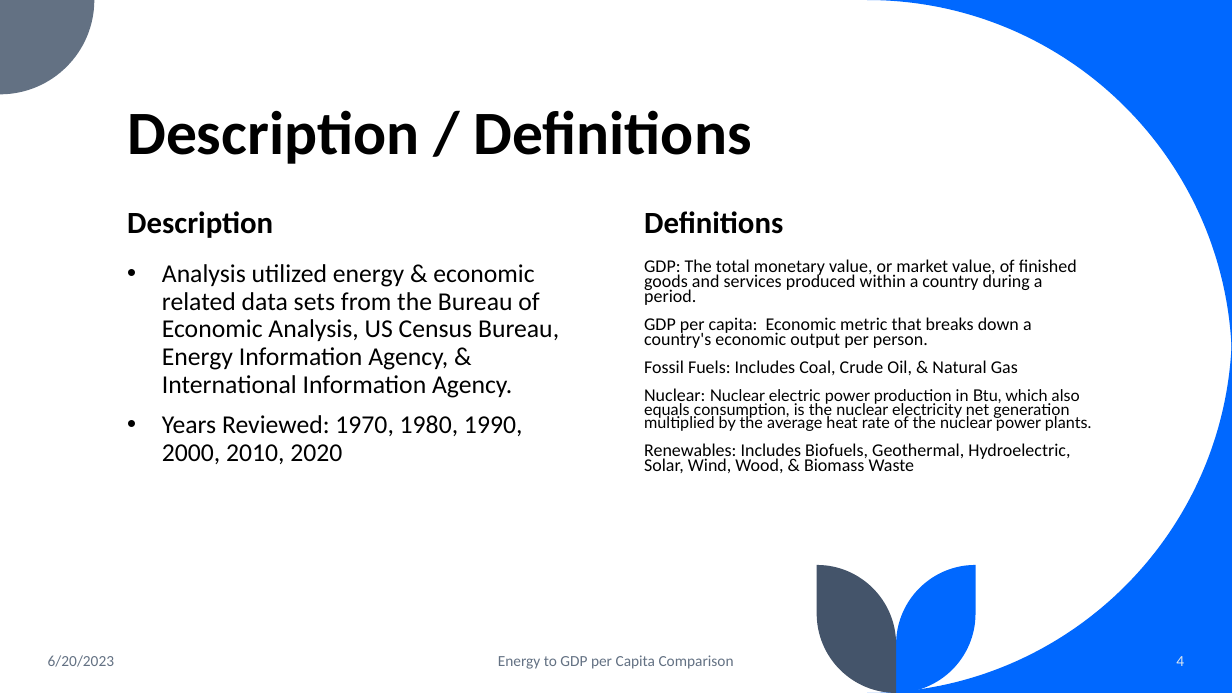
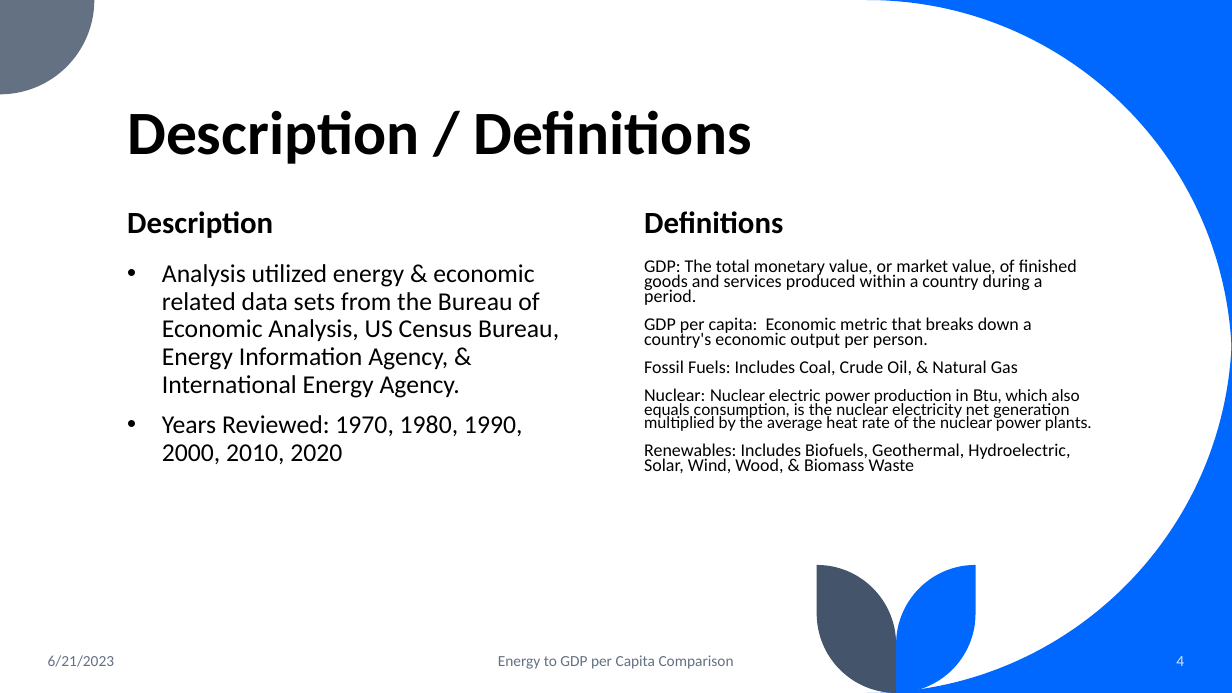
Before and after one commit to lawrence-haggerty/haggerty_energy_gdp_capstone, a slide deck: slide 4 of presentation/haggerty_energy_gdp_1.pptx. Drawn at 1232x693 pixels with LibreOffice and Linux fonts; fonts in the diff are those of the drawing. Boxes give left, top, right and bottom in pixels: in the first picture for what was removed or moved away, otherwise in the second. Text is boxed around its words. In the diff, an @@ line names an element or a change of style, - is before the commit and + after.

```diff
--- a/presentation/haggerty_energy_gdp_1.pptx
+++ b/presentation/haggerty_energy_gdp_1.pptx
@@ text at bbox=[162, 264, 559, 398]: text changed @@
-• Analysis utilized energy & economic related data sets from the Bureau of Economic Analysis, US Census Bureau, Energy Information Agency, & International Information Agency.
+• Analysis utilized energy & economic related data sets from the Bureau of Economic Analysis, US Census Bureau, Energy Information Agency, & International Energy Agency.
@@ text at bbox=[48, 655, 114, 667]: text changed @@
-6/20/2023
+6/21/2023
```
Also in this commit, not shown: 18 other slides changed, 1 other file.
